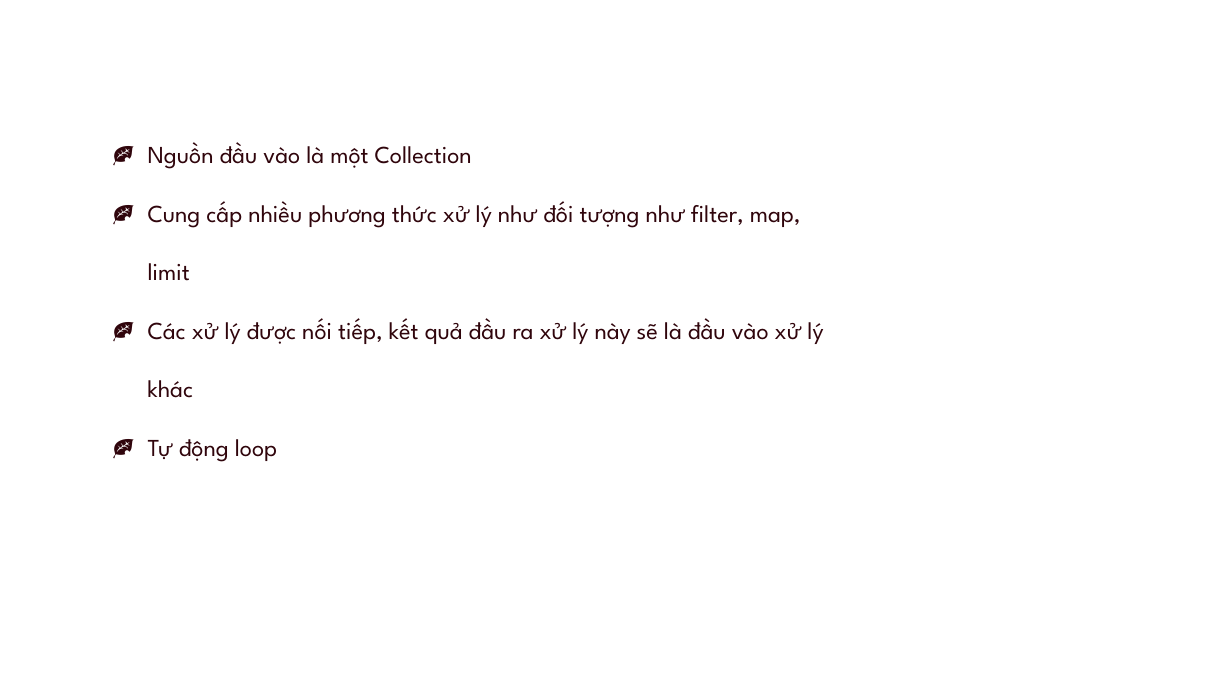
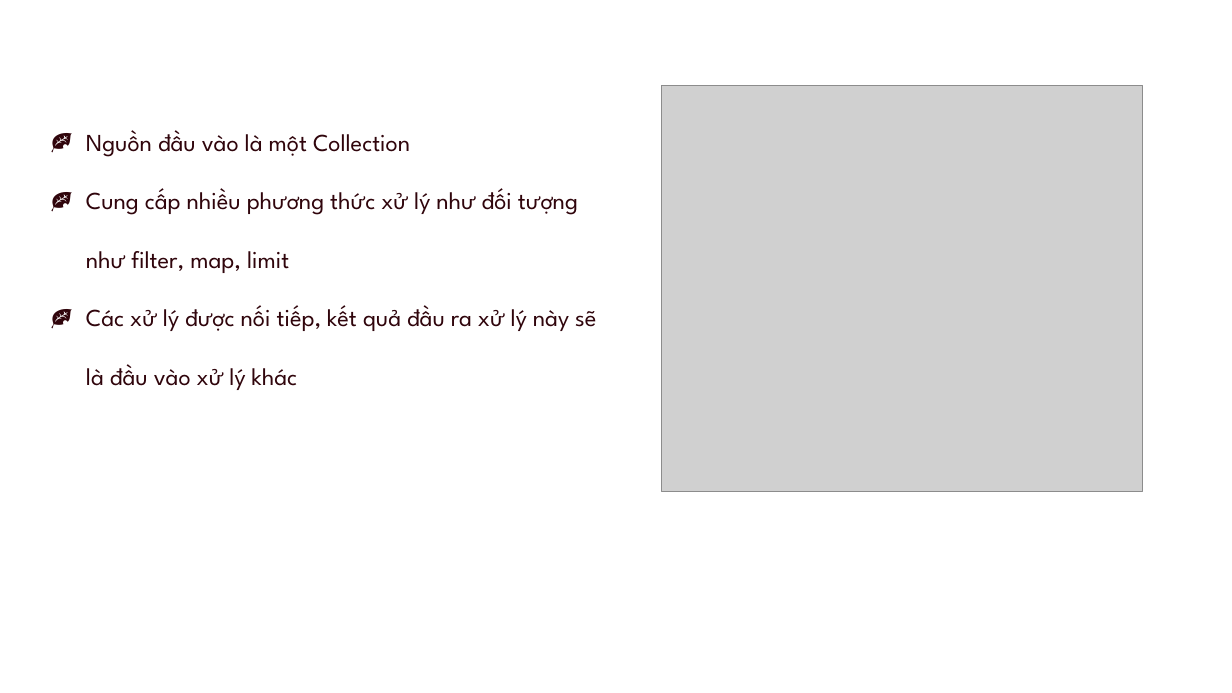
Before and after one commit to goodbyevinh/MyAppChat, a slide deck: slide 12 of Seminar/present.pptx. Drawn at 1232x693 pixels with LibreOffice and Linux fonts; fonts in the diff are those of the drawing; grey boxes stand for pictures. Boxes give left, top, right and bottom in pixels: in the first picture for what was removed or moved away, otherwise in the second. Text is boxed around its words. In the diff, an @@ line names an element or a change of style, - is before the commit and + after.

```diff
--- a/Seminar/present.pptx
+++ b/Seminar/present.pptx
@@ text "Nguồn đầu vào là một ...": place and size @@
-text "Nguồn đầu vào là một ..." at <box>148,142,823,462</box>
+text "Nguồn đầu vào là một ..." at <box>86,130,596,390</box>
@@ picture added at <box>662,85,1143,491</box> @@
@@ text at <box>148,439,277,462</box>: paragraph removed @@
-🍂 Tự động loop
```
Also in this commit, not shown: 6 other slides changed, 13 slides added, 3 slides removed, 11 other files.
